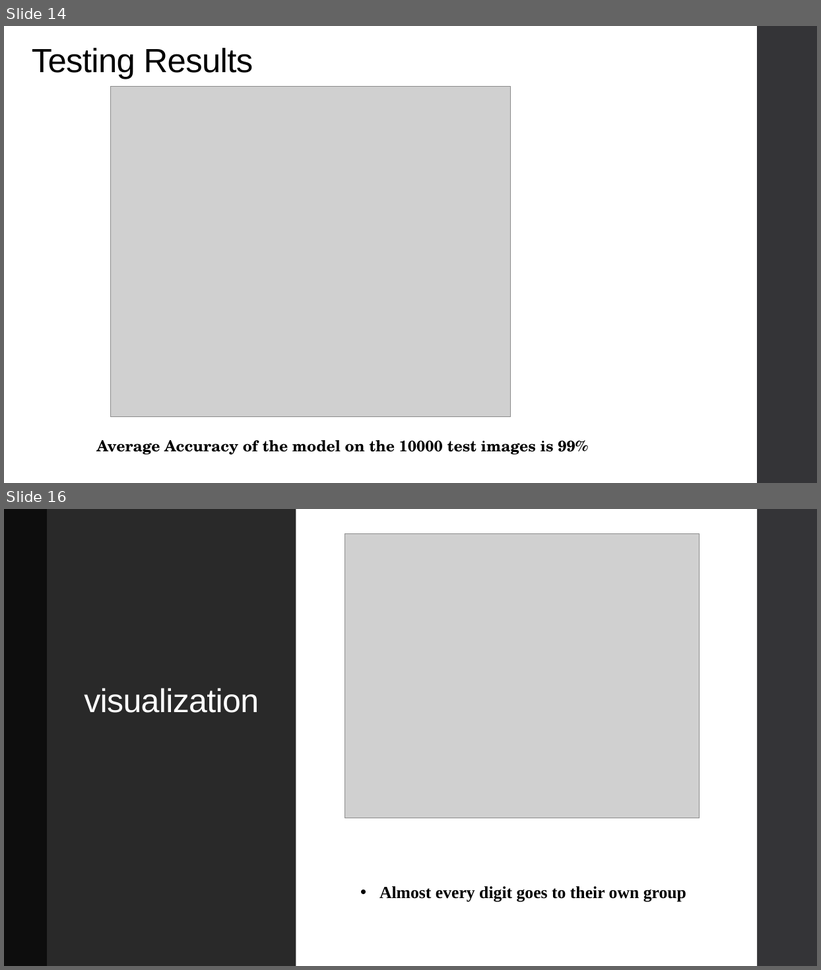
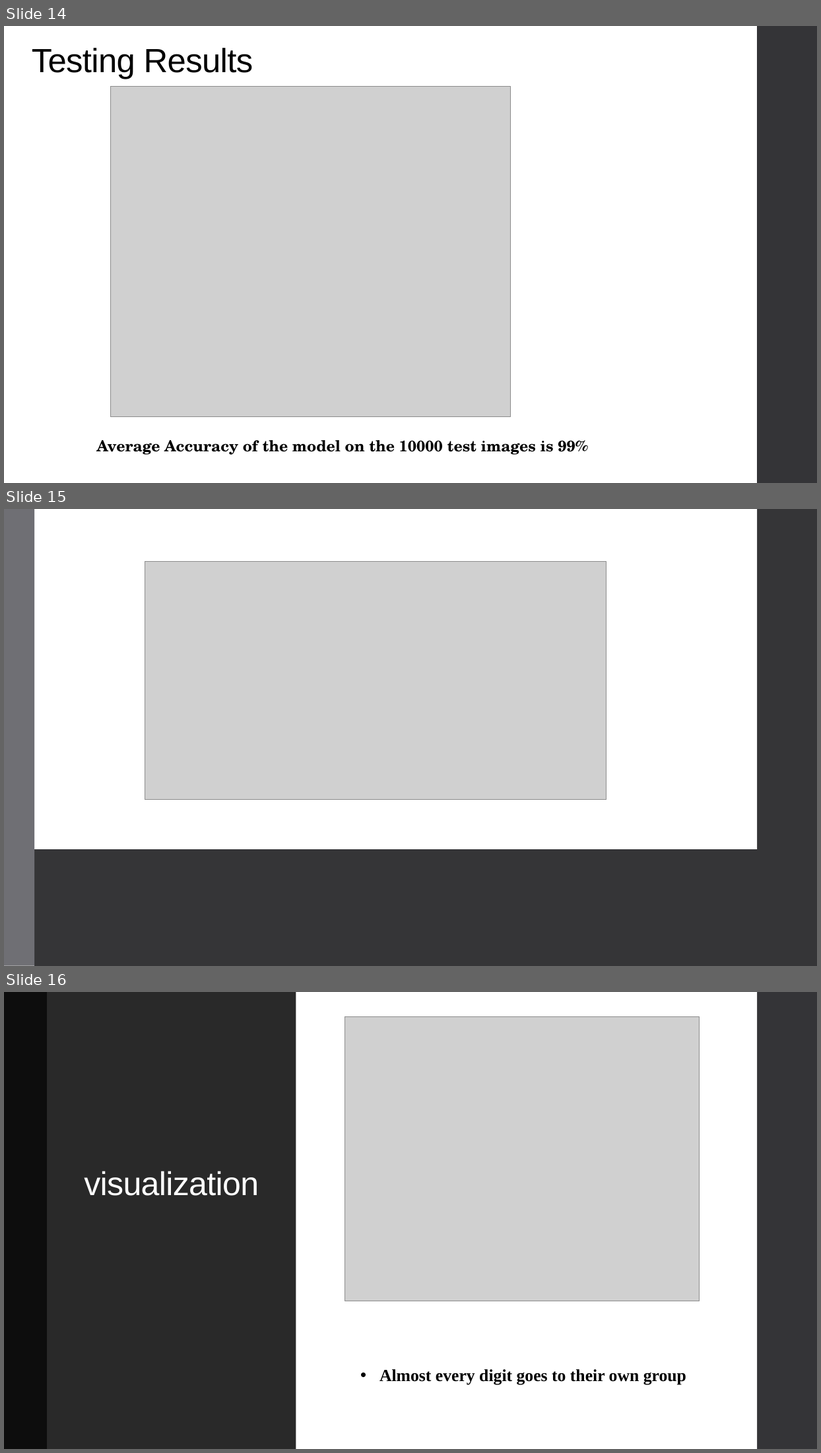
Before and after one commit to evazhang720/Final-Group-8, a slide deck: Final-Group-Presentation/ML2 - Final Project-Slice.pptx. Shown one above the other, each under a label of ours: slides 14 and 16 before the commit, slides 14, 15 and 16 after it; the slides between them are not shown. The pictures are 821x970 and 821x1453 pixels, drawn with LibreOffice and Linux fonts; fonts in the diff are those of the drawing; grey boxes stand for pictures. Boxes give left, top, right and bottom in pixels: in the first picture for what was removed or moved away, otherwise in the second. Text is boxed around its words. In the diff, an @@ line names an element or a change of style, - is before the commit and + after.

```diff
--- a/Final-Group-Presentation/ML2 - Final Project-Slice.pptx
+++ b/Final-Group-Presentation/ML2 - Final Project-Slice.pptx
@@ slide 15 added at [4, 509, 817, 966], background #FFFFFF; not listed: 1 template element that a slide beside it also shows @@
@@ rectangle added at [4, 509, 34, 966], fill #6F6F74 @@
@@ rectangle added at [34, 509, 757, 850], fill #FFFFFF @@
@@ rectangle added at [757, 509, 817, 966], fill #353537 @@
@@ picture added at [145, 561, 607, 800] @@
@@ rectangle added at [34, 850, 757, 966], fill #353537 @@
```
Also in this commit, not shown: 3 slides changed, 1 slide removed.
